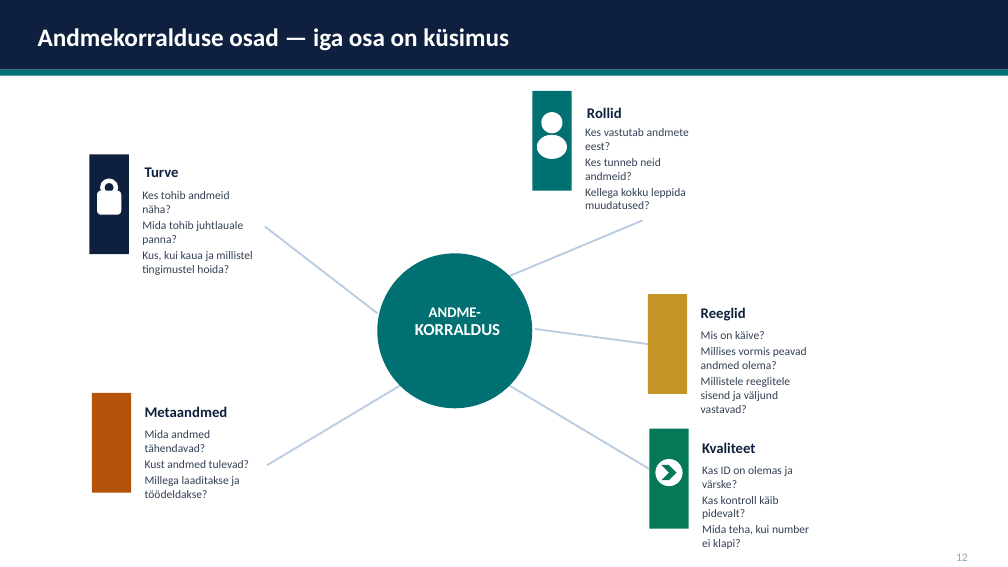
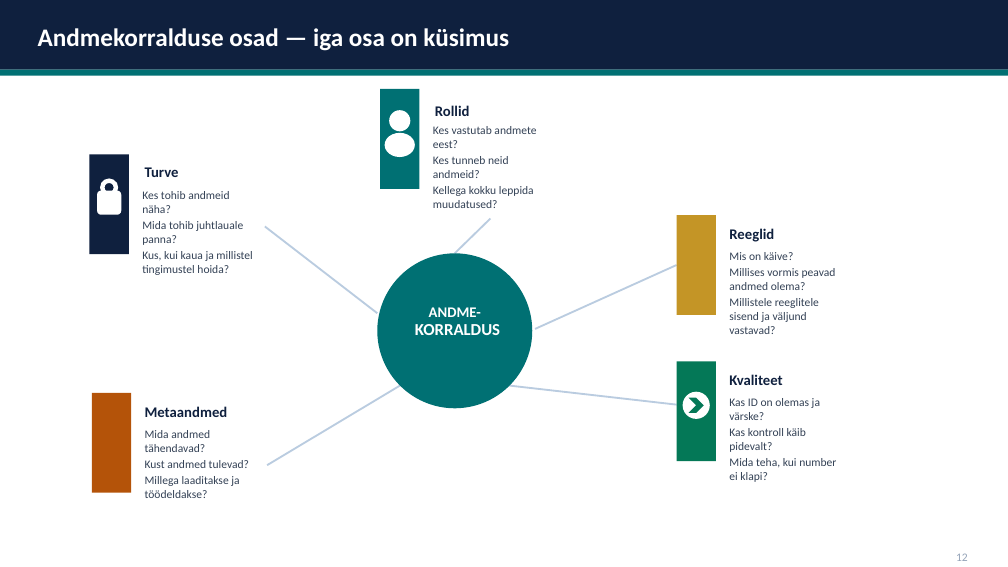
Before and after one commit to emilieabel/andmetarkus, a slide deck: slide 3 of Materjalid/Day10 Andmekaitse/10-paev-andmetarkus-esitlus.pptx. Drawn at 1008x567 pixels with LibreOffice and Linux fonts; fonts in the diff are those of the drawing. Boxes give left, top, right and bottom in pixels: in the first picture for what was removed or moved away, otherwise in the second. Text is boxed around its words. In the diff, an @@ line names an element or a change of style, - is before the commit and + after.

```diff
--- a/Materjalid/Day10 Andmekaitse/10-paev-andmetarkus-esitlus.pptx
+++ b/Materjalid/Day10 Andmekaitse/10-paev-andmetarkus-esitlus.pptx
@@ 2 ellipses, 1 text, 1 rectangle: place and size @@
-2 ellipses, 1 text, 1 rectangle at [532,91,689,209]
+2 ellipses, 1 text, 1 rectangle at [380,89,536,208]
@@ text "Rollid": place and size @@
-text "Rollid" at [587,107,622,118]
+text "Rollid" at [435,105,470,116]
@@ line moved from (510, 276) - (643, 221) to (455, 253) - (491, 219) @@
@@ 2 texts, 1 rectangle: place and size @@
-2 texts, 1 rectangle at [648,294,807,401]
+2 texts, 1 rectangle at [677,216,836,322]
@@ line moved from (535, 329) - (648, 344) to (535, 329) - (677, 265) @@
@@ line moved from (510, 386) - (656, 473) to (510, 386) - (683, 405) @@
@@ rounded rectangle: place and size @@
-rounded rectangle at [650,429,833,529]
+rounded rectangle at [677,361,860,461]
@@ rectangle: place and size @@
-rectangle at [650,429,689,529]
+rectangle at [677,361,716,461]
@@ 2 texts, 1 ellipse, 1 chevron: place and size @@
-2 texts, 1 ellipse, 1 chevron at [656,442,809,549]
+2 texts, 1 ellipse, 1 chevron at [683,374,836,482]
```
Also in this commit, not shown: 12 other slides changed, 1 slide added, 1 slide removed, 1 other file.
